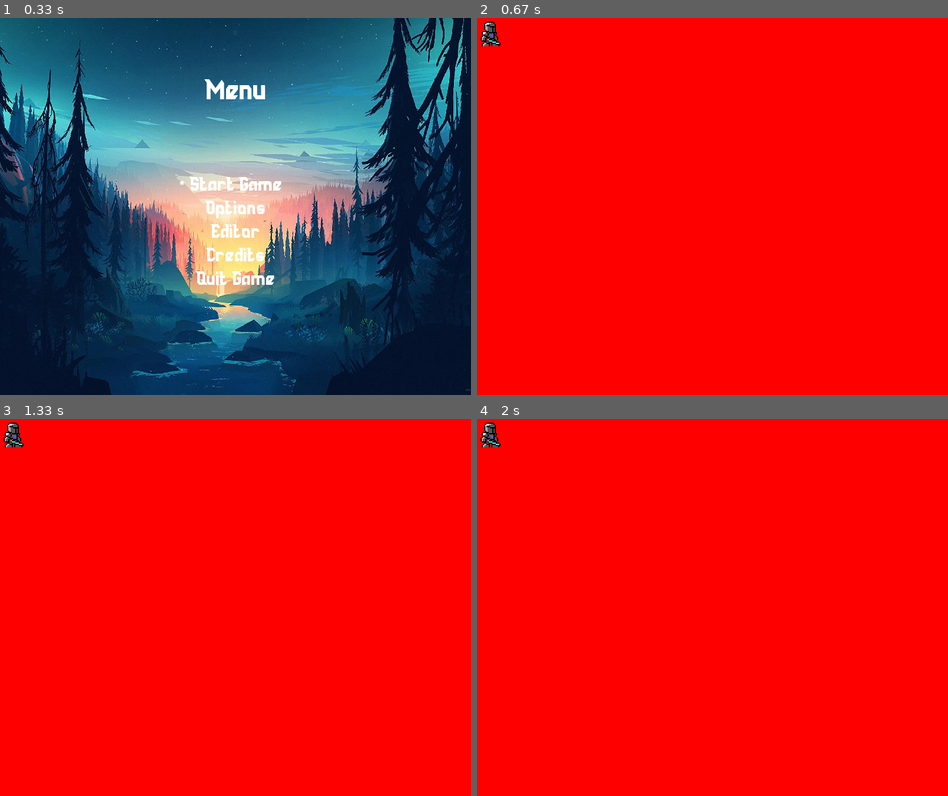
Above: before the commit, frames 1-4 (two rows, left to right).
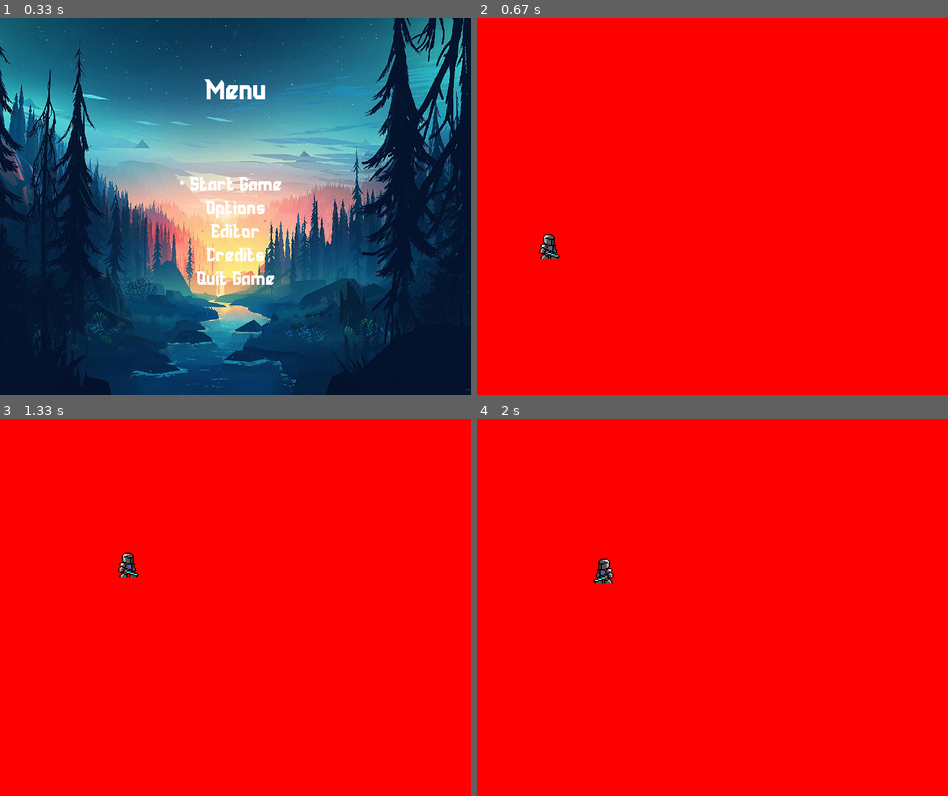
Above: after the commit, the same moments.

Repository: Mitasiek/SobotaPYGAME
Game: pygame game, started from main.py
Two runs of this game, one before a commit and one after it. Both use one fixed random seed, a clock stepped at 60 frames per second and the inputs below.
Inputs:
- Up to frame 1 (0.33 s): no input
- Up to frame 2 (0.67 s): tap Enter at 0.33 s
- Up to frame 3 (1.33 s): hold Space 0.67-1.13 s; hold Right 0.67-1.13 s; hold Right from 1.17 s (still down); tap Space at 1.23 s
- Up to frame 4 (2 s): tap Space at 1.53, 1.73 s; release Right at 1.63 s; hold Left from 1.67 s (still down)

Frame 1 is identical in both runs. In frame 2, 0.4% of the frame differs, in the area x 0-18%, y 0-64%; in frame 3, 0.4%; in frame 4, 0.4%.

Commit message:
Update 29.05.2021

Diff:
--- a/Entity/Player/player.py
+++ b/Entity/Player/player.py
@@ -1,15 +1,54 @@
+import pygame
+
 from Entity.entity import Entity
 class Player(Entity):
     def __init__(self,game):
-        super().__init__(100,100,"Sprites/Player/gifs/Hero-idle.gif",2,game)
-        self.speed=1
+        super().__init__(100,300,"Sprites/Player/gifs/Hero-idle.gif",2,game)
+        self.speed=5
         self.directionX=0
         self.directionY=0
+        self.deltaX=0
+        self.deltaY=0
+        self.GRAVITY=0.75
+        self.flip=False
+        self.jump=False
+        self.velocityY=0
+        self.updateTime=pygame.time.get_ticks()
+        self.isInAir=False
 
     def Draw(self):
-        self.game.display.blit(self.image,(self.imgRectangle.y,self.imgRectangle.x))
+        #self.game.display.blit(self.image,self.imgRectangle)
+        self.game.display.blit(pygame.transform.flip(self.image,self.flip,False),self.imgRectangle)
 
-    def Move(self,value):
-        #self.imgRectangle.x -= 1
-        print("poruszanie sie")
-        self.imgRectangle.x+=1
+
+    def Move(self, rightMove, leftMove):
+        print(f'{self.deltaX}')
+        self.deltaX=0
+        self.deltaY=0
+
+        if rightMove==True:
+            self.deltaX=self.speed
+            self.directionX=1
+            self.flip=False
+        if leftMove==True:
+            self.deltaX=-self.speed
+            self.directionX=-1
+            self.flip=True
+
+        if (self.jump==True and self.isInAir==False):
+            self.velocityY=-11
+            self.jump=False
+            self.isInAir=True
+            print("skok")
+
+        self.deltaY+=self.velocityY
+        self.velocityY+=self.GRAVITY
+        if self.velocityY>10:
+            self.velocityY
+
+        self.deltaY+=self.velocityY
+        if self.imgRectangle.bottom +self.deltaY>400:
+            self.deltaY=400-self.imgRectangle.bottom
+            self.isInAir=False
+        self.imgRectangle.x+=self.deltaX
+        self.imgRectangle.y+=self.deltaY
--- a/Entity/entity.py
+++ b/Entity/entity.py
@@ -8,7 +8,8 @@
         self.positionY=y
         self.imgRectangle = self.image.get_rect()
         self.image=pygame.transform.scale(self.image,(self.imgRectangle.width*scale,self.imgRectangle.height*scale))
-
+        self.imgRectangle.x=self.positionX
+        self.imgRectangle.y=self.positionY
     @abstractmethod
     def Draw(self):
         pass
--- a/State/gameState/gameState.py
+++ b/State/gameState/gameState.py
@@ -24,7 +24,17 @@
                 if event.key == pygame.K_LEFT:
                     self.KEY_LEFT=True
                 if event.key == pygame.K_RIGHT:
-                        self.KEY_RIGHT = True
+                    self.KEY_RIGHT = True
+                if event.key==pygame.K_SPACE:
+                    self.player.jump=True
+            if event.type == pygame.KEYUP:
+                if event.key==pygame.K_RIGHT:
+                    self.KEY_RIGHT=False
+                    print("puszczony prawy")
+                if event.key==pygame.K_LEFT:
+                    self.KEY_LEFT=False
+                    print("puszczony lewy")
+
 
     def CheckInputs(self):
         if (self.KEY_LEFT):
@@ -34,11 +44,13 @@
 
 
     def ResetKeys(self):
-        self.KEY_LEFT=False
-        self.KEY_RIGHT=False
+        pass
+        #self.KEY_LEFT=False
+        #self.KEY_RIGHT=False
 
     def Update(self):
         self.UpdateEvents()
+        self.player.Move(self.KEY_RIGHT,self.KEY_LEFT)
         self.CheckInputs()
 
 
@@ -54,3 +66,4 @@
         while self.runDisplay:
             self.Update()
             self.Render()
+            self.game.clock.tick(self.game.FPS)
